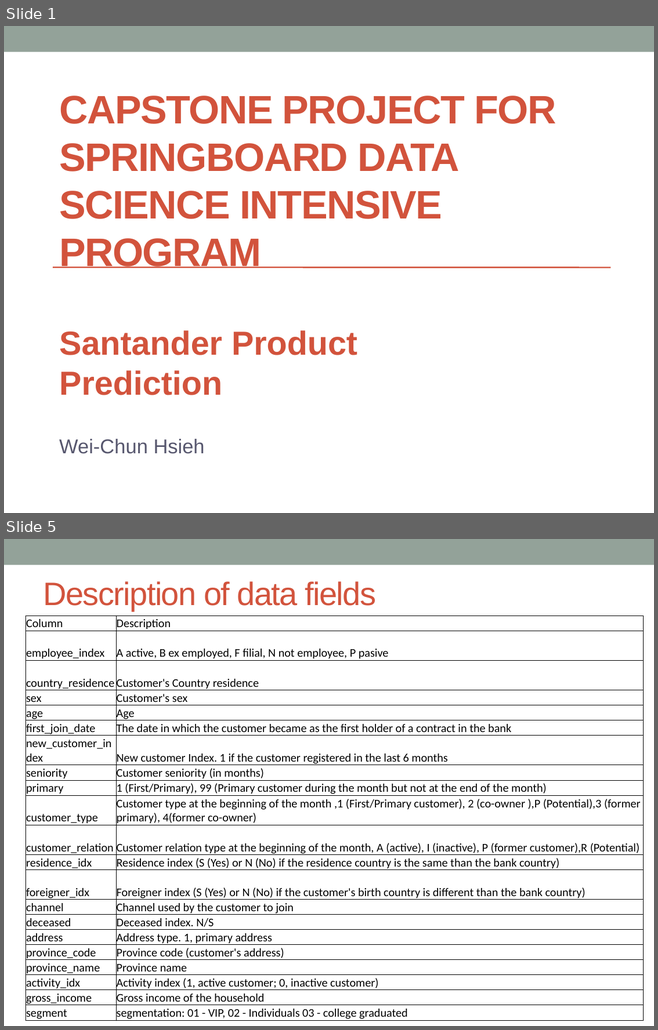
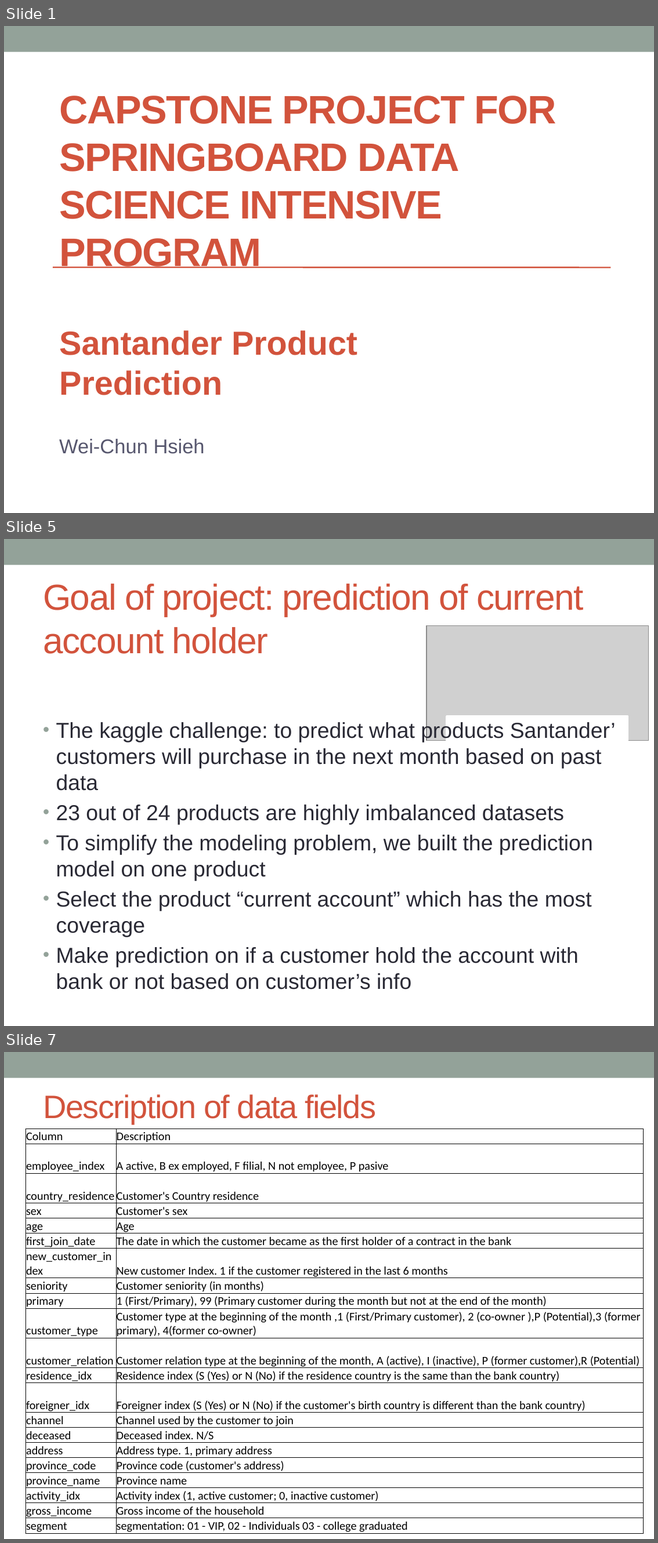
Before and after one commit to hsiehweichun/springboard_program, a slide deck: Capstone_deck.pptx. Shown one above the other, each under a label of ours: slides 1 and 5 before the commit, slides 1, 5 and 7 after it; the slides between them are not shown. The pictures are 658x1030 and 658x1543 pixels, drawn with LibreOffice and Linux fonts; fonts in the diff are those of the drawing; grey boxes stand for pictures; background and template pictures are left out. Boxes give left, top, right and bottom in pixels: in the first picture for what was removed or moved away, otherwise in the second. Text is boxed around its words. In the diff, an @@ line names an element or a change of style, - is before the commit and + after.

```diff
--- a/Capstone_deck.pptx
+++ b/Capstone_deck.pptx
@@ slide 5 added at box(4, 539, 654, 1026), background #FFFFFF; not listed: 1 template element that a slide beside it also shows @@
@@ title added at box(43, 584, 583, 654), 40 pt, text #D2533C @@
+Goal of project: prediction of current account holder
@@ picture added at box(426, 625, 648, 740) @@
@@ text added at box(56, 721, 615, 990), 24 pt, text #292934 @@
+• The kaggle challenge: to predict what products Santander’ customers will purchase in the next month based on past data
+• 23 out of 24 products are highly imbalanced datasets
+• To simplify the modeling problem, we built the prediction model on one product
+• Select the product “current account” which has the most coverage
+• Make prediction on if a customer hold the account with bank or not based on customer’s info
@@ rectangle added at box(447, 716, 628, 740), fill #FFFFFF, outline #FFFFFF 2.08 pt @@
@@ what was slide 5 is now slide 7 @@
```
Also in this commit, not shown: 12 slides changed, 3 other slides added.
